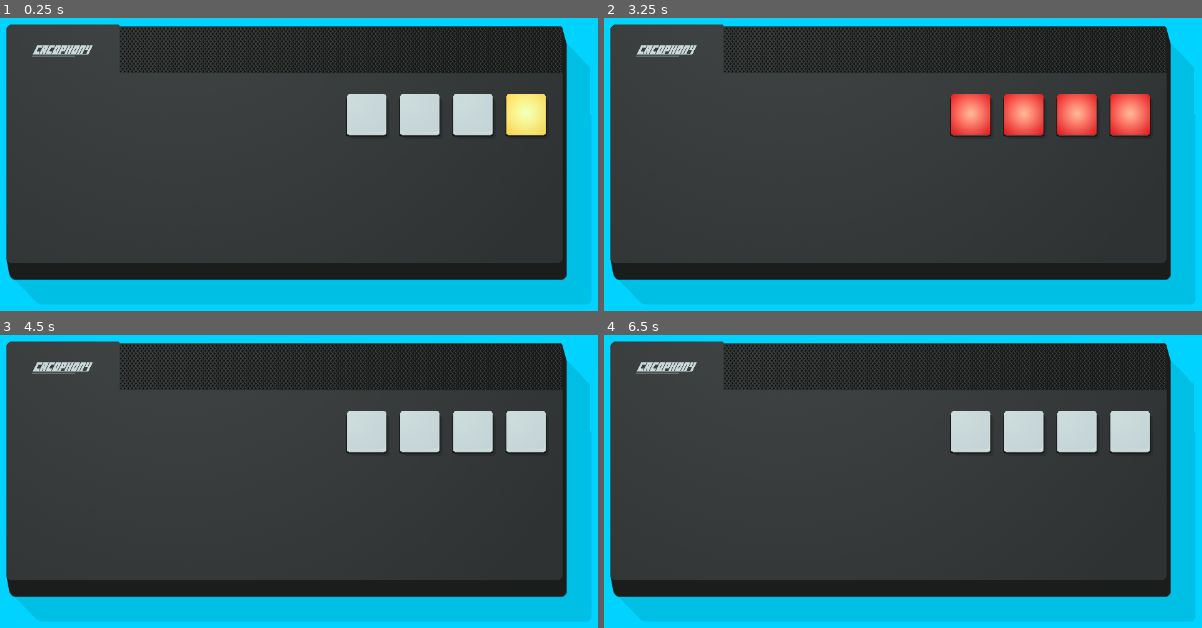
Above: before the commit, frames 1-4 (two rows, left to right).
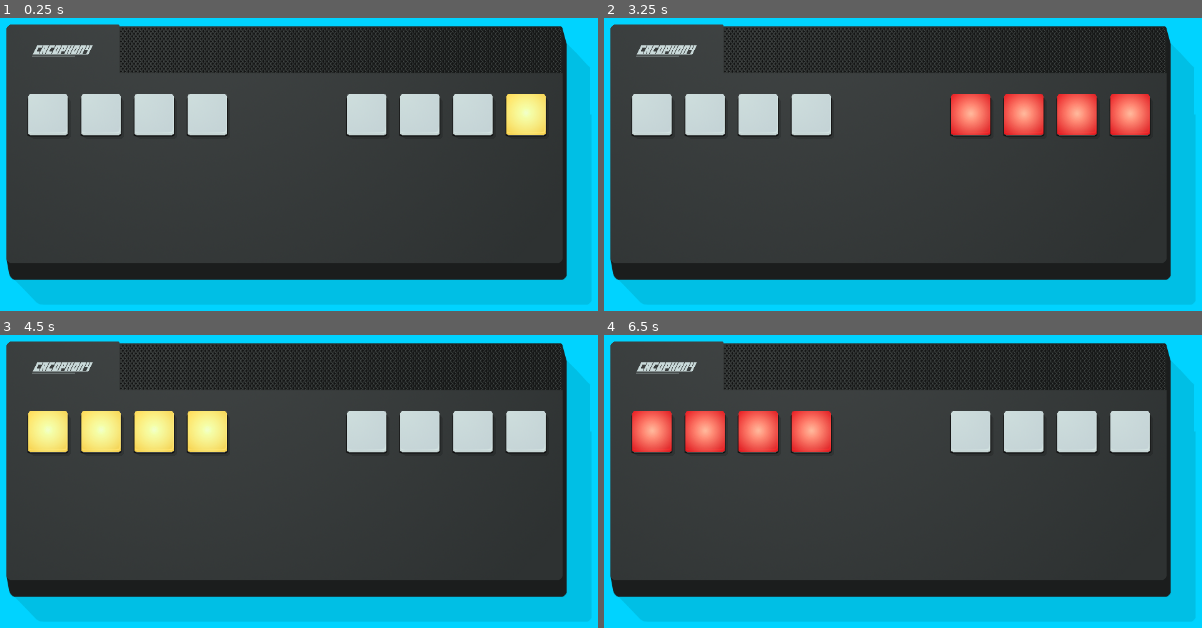
Above: after the commit, the same moments.

Repository: winterbeak/cacophony-t35x
Game: Godot game, scene res://Main.tscn
The game is run twice, just before and just after one commit, with the same random seed, the same clock (stepped at 60 frames per second) and the same inputs.
Inputs:
- Up to frame 1 (0.25 s): no input
- Up to frame 2 (3.25 s): tap Enter at 0.5, 2 s; tap Space at 1.25, 2.75 s
- Up to frame 3 (4.5 s): tap Enter at 4.25 s
- Up to frame 4 (6.5 s): tap Space at 5 s

The runs differ from the first frame. In frame 1, 3.9% of the frame differs, in the area x 4-39%, y 25-41%; in frame 2, 3.9%; in frame 3, 3.9%; in frame 4, 3.9%.

Commit message:
Add query component

Diff:
--- a/Analog Cacophony/scenes/Grid.gd
+++ b/Analog Cacophony/scenes/Grid.gd
@@ -8,4 +8,6 @@
 func _process(delta):
 	if timer % 600 == 0:
 		$SequenceComponent.activate(3)
+	elif timer % 600 == 200:
+		$QueryComponent.activate(3)
 	timer += 1
--- a/Analog Cacophony/scenes/Grid.tscn
+++ b/Analog Cacophony/scenes/Grid.tscn
@@ -1,9 +1,12 @@
-[gd_scene load_steps=3 format=2]
+[gd_scene load_steps=4 format=2]
 
 [ext_resource path="res://scenes/components/SequenceComponent.tscn" type="PackedScene" id=1]
 [ext_resource path="res://scenes/Grid.gd" type="Script" id=2]
+[ext_resource path="res://scenes/components/QueryComponent.tscn" type="PackedScene" id=3]
 
 [node name="Grid" type="Node2D"]
 script = ExtResource( 2 )
 
+[node name="QueryComponent" parent="." instance=ExtResource( 3 )]
+
 [node name="SequenceComponent" parent="." instance=ExtResource( 1 )]
--- /dev/null
+++ b/Analog Cacophony/scenes/components/QueryComponent.tscn
@@ -0,0 +1,20 @@
+[gd_scene load_steps=4 format=2]
+
+[ext_resource path="res://scenes/components/BaseComponent.tscn" type="PackedScene" id=1]
+[ext_resource path="res://scenes/Light.tscn" type="PackedScene" id=2]
+[ext_resource path="res://scripts/components/QueryComponent.gd" type="Script" id=3]
+
+[node name="QueryComponent" instance=ExtResource( 1 )]
+script = ExtResource( 3 )
+
+[node name="Light4" parent="." index="1" instance=ExtResource( 2 )]
+key = "r"
+
+[node name="Light3" parent="." index="2" instance=ExtResource( 2 )]
+key = "e"
+
+[node name="Light2" parent="." index="3" instance=ExtResource( 2 )]
+key = "w"
+
+[node name="Light1" parent="." index="4" instance=ExtResource( 2 )]
+key = "q"
--- /dev/null
+++ b/Analog Cacophony/scripts/components/QueryComponent.gd
@@ -0,0 +1,33 @@
+extends "res://scripts/components/BaseComponent.gd"
+
+var pressed_lights: Array = []
+var correct_light: int = 0
+var rng: RandomNumberGenerator = RandomNumberGenerator.new()
+
+func _ready() -> void:
+	# Lights from left to right
+	lights = [$Light1, $Light2, $Light3, $Light4]
+	for i in range(len(lights)):
+		lights[i].position.x = Constants.LIGHT_DISTANCE_HORIZ * i
+
+func start() -> void:
+	pressed_lights = []
+	for light in lights:
+		pressed_lights.append(false)
+		light.turn_on()
+
+	correct_light = rng.randi_range(0, 3)
+
+func press_light(light_num: int):
+	lights[light_num].turn_off()
+	if pressed_lights[light_num]:
+		fail()
+	elif light_num == correct_light:
+		deactivate()
+	else:
+		pressed_lights[light_num] = true
+
+func on_key_press(key: String) -> void:
+	for i in range(len(lights)):
+		if key == lights[i].key:
+			press_light(i)
